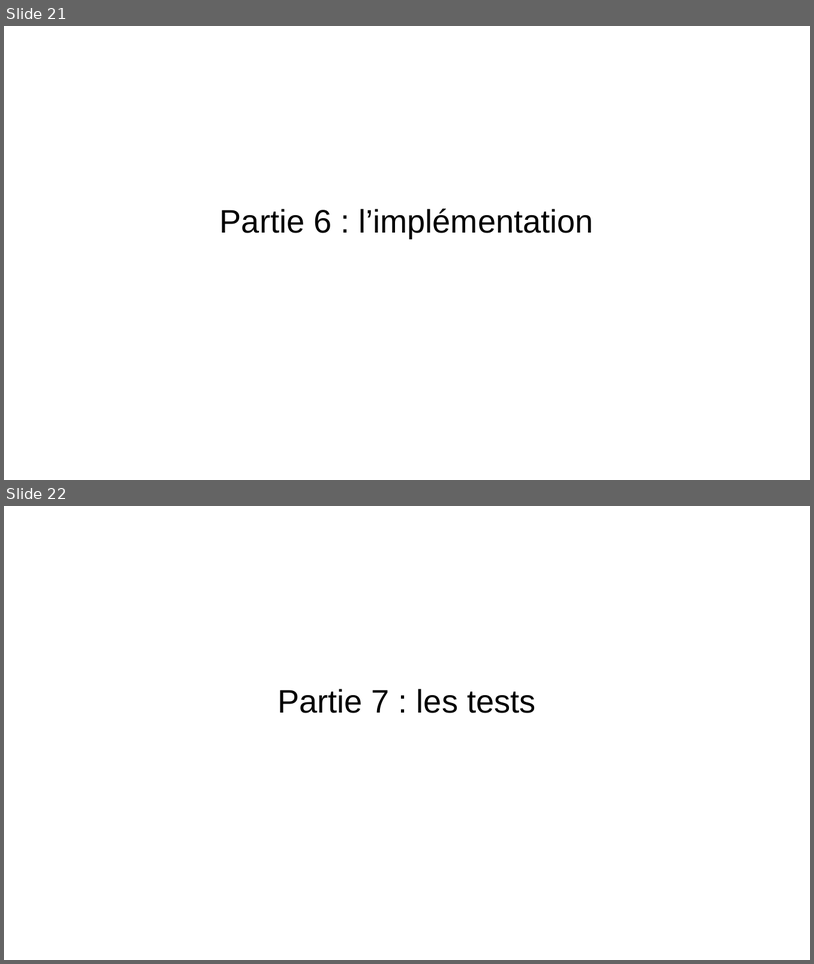
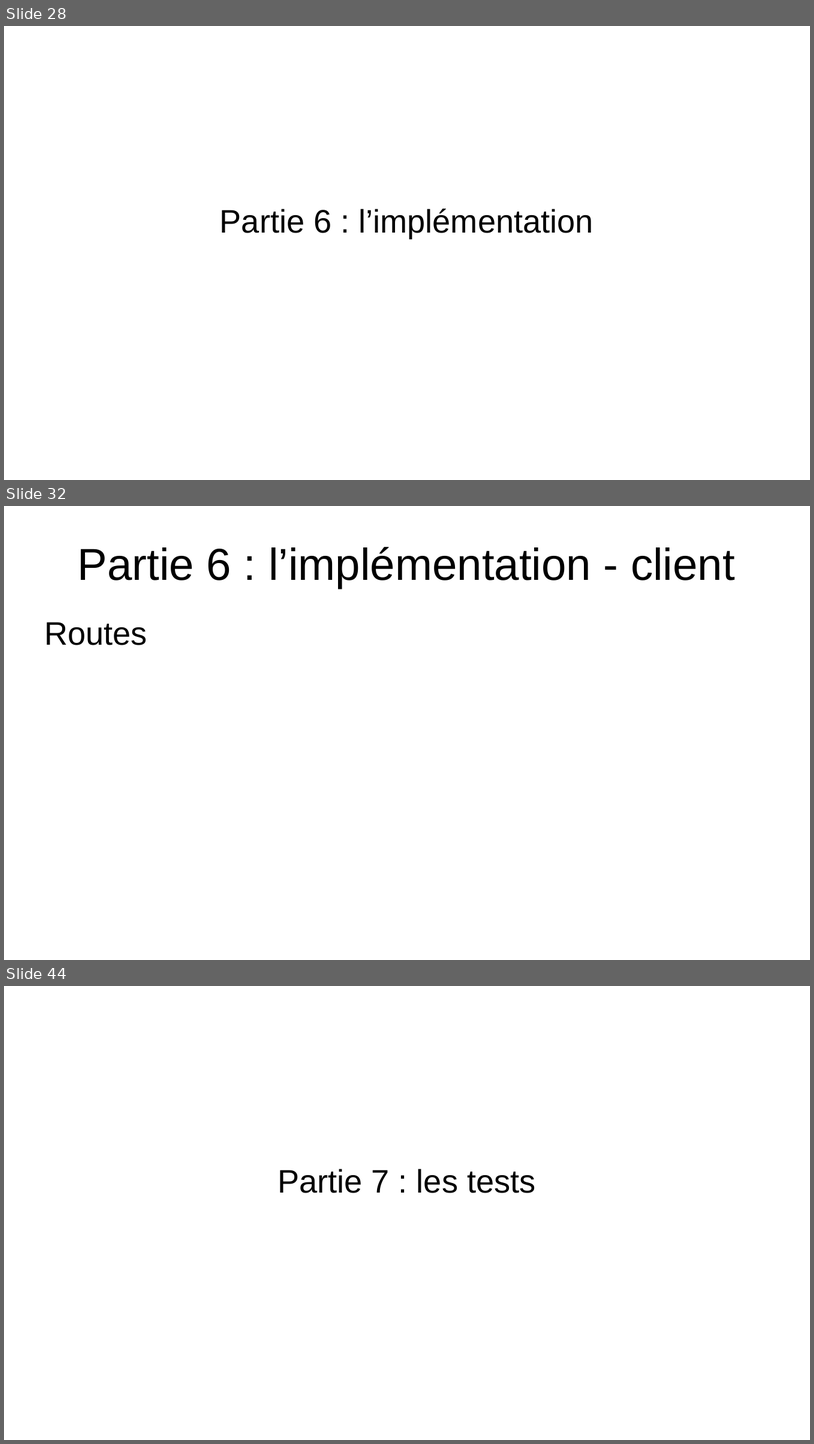
Before and after one commit to EmmaBroudic/Projet-Nooky, a slide deck: doc/Nooky.odp. Shown one above the other, each under a label of ours: slides 21 and 22 before the commit, slides 28, 32 and 44 after it; the slides between them are not shown. The pictures are 814x964 and 814x1444 pixels, drawn with LibreOffice and Linux fonts; fonts in the diff are those of the drawing. Boxes give left, top, right and bottom in pixels: in the first picture for what was removed or moved away, otherwise in the second. Text is boxed around its words. In the diff, an @@ line names an element or a change of style, - is before the commit and + after.

```diff
--- a/doc/Nooky.odp
+++ b/doc/Nooky.odp
@@ slide 32 added at (4,506,810,960), background #FFFFFF @@
@@ title added at (78,547,735,588), 44 pt, text #000000 @@
+Partie 6 : l’implémentation - client
@@ text added at (44,622,147,645), 32 pt, text #000000 @@
+Routes
@@ what was slide 21 is now slide 28 @@
@@ what was slide 22 is now slide 44 @@
```
Also in this commit, not shown: 2 slides changed, 28 other slides added, 8 other files.
